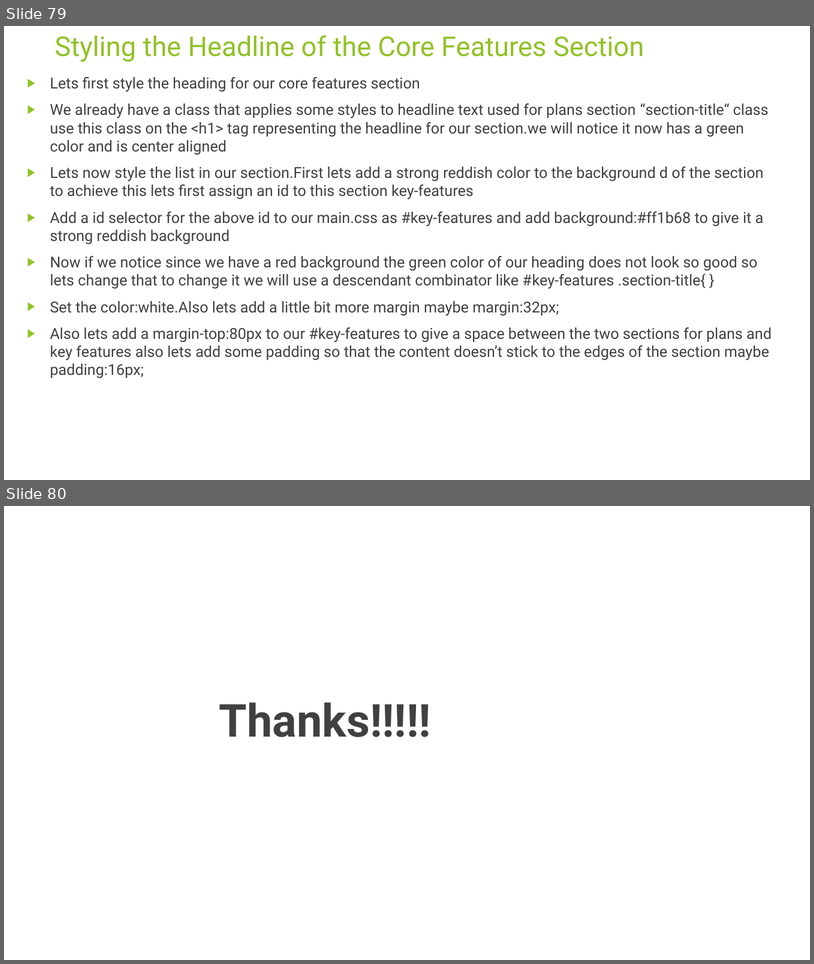
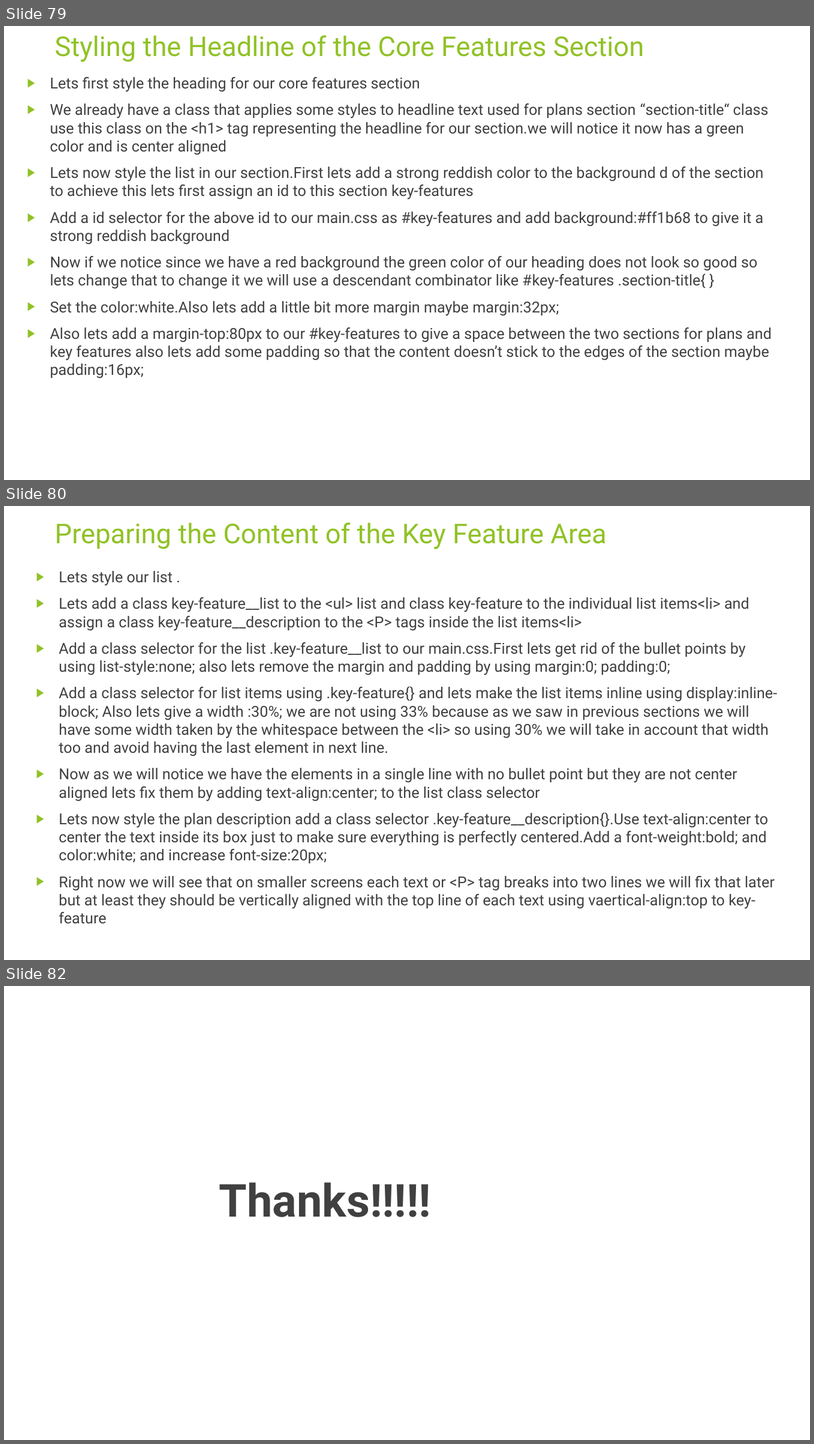
Before and after one commit to rudhrainfogain/CSS, a slide deck: PPT/Css-v5.pptx. Shown one above the other, each under a label of ours: slides 79 and 80 before the commit, slides 79, 80 and 82 after it; the slides between them are not shown. The pictures are 814x964 and 814x1444 pixels, drawn with LibreOffice and Linux fonts; fonts in the diff are those of the drawing. Boxes give left, top, right and bottom in pixels: in the first picture for what was removed or moved away, otherwise in the second. Text is boxed around its words. In the diff, an @@ line names an element or a change of style, - is before the commit and + after.

Commit message:
KeyFeatureArea

```diff
--- a/PPT/Css-v5.pptx
+++ b/PPT/Css-v5.pptx
@@ slide 80 added at [4,506,810,960], background #FFFFFF @@
@@ title added at [55,522,606,549], 32.4 pt, text #90C226 @@
+Preparing the Content of the Key Feature Area
@@ text added at [59,571,778,924], 18 pt, text #404040 @@
+▶ Lets style our list .
+▶ Lets add a class key-feature__list to the <ul> list and class key-feature to the individual list items<li> and assign a class key-feature__description to the <P> tags inside the list items<li>
+▶ Add a class selector for the list .key-feature__list to our main.css.First lets get rid of the bullet points by using list-style:none; also lets remove the margin and padding by using margin:0; padding:0;
+▶ Add a class selector for list items using .key-feature{} and lets make the list items inline using display:inline-block; Also lets give a width :30%; we are not using 33% because as we saw in previous sections we will have some width taken by the whitespace between the <li> so using 30% we will take in account that width too and avoid having the last element in next line.
+▶ Now as we will notice we have the elements in a single line with no bullet point but they are not center aligned lets fix them by adding text-align:center; to the list class selector
+▶ Lets now style the plan description add a class selector .key-feature__description{}.Use text-align:center to center the text inside its box just to make sure everything is perfectly centered.Add a font-weight:bold; and color:white; and increase font-size:20px;
+▶ Right now we will see that on smaller screens each text or <P> tag breaks into two lines we will fix that later but at least they should be vertically aligned with the top line of each text using vaertical-align:top to key-feature
@@ what was slide 80 is now slide 82 @@
```
Also in this commit, not shown: 1 other slide added, 2 other files.
